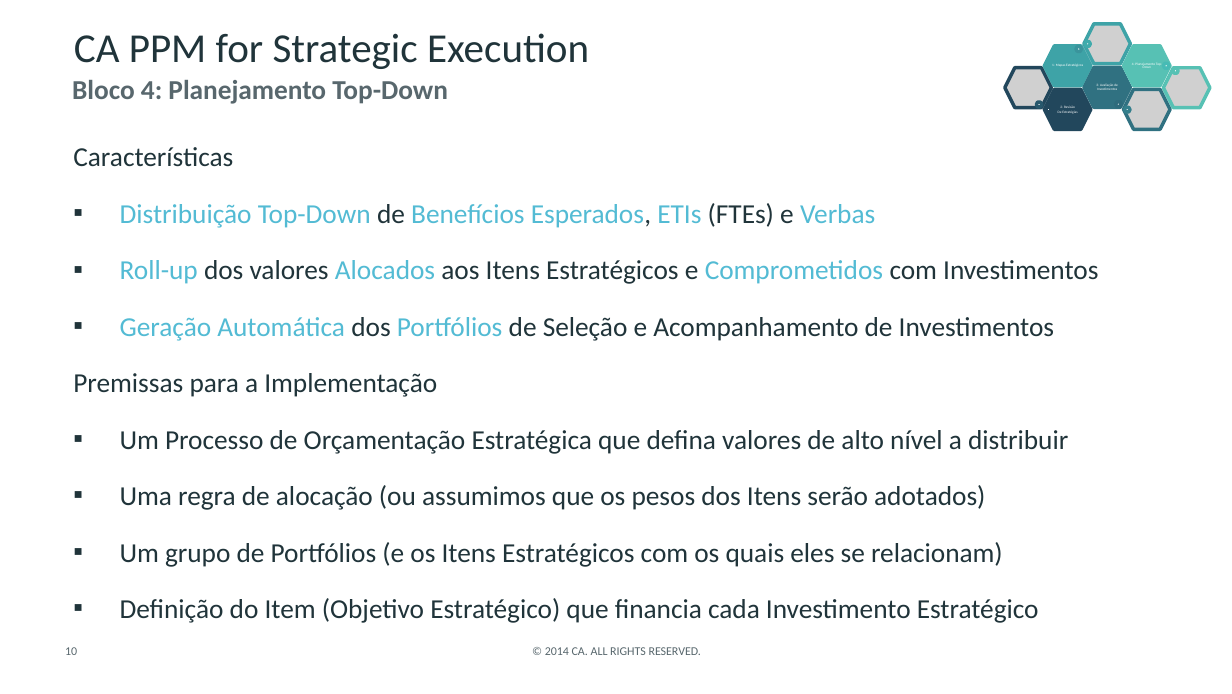
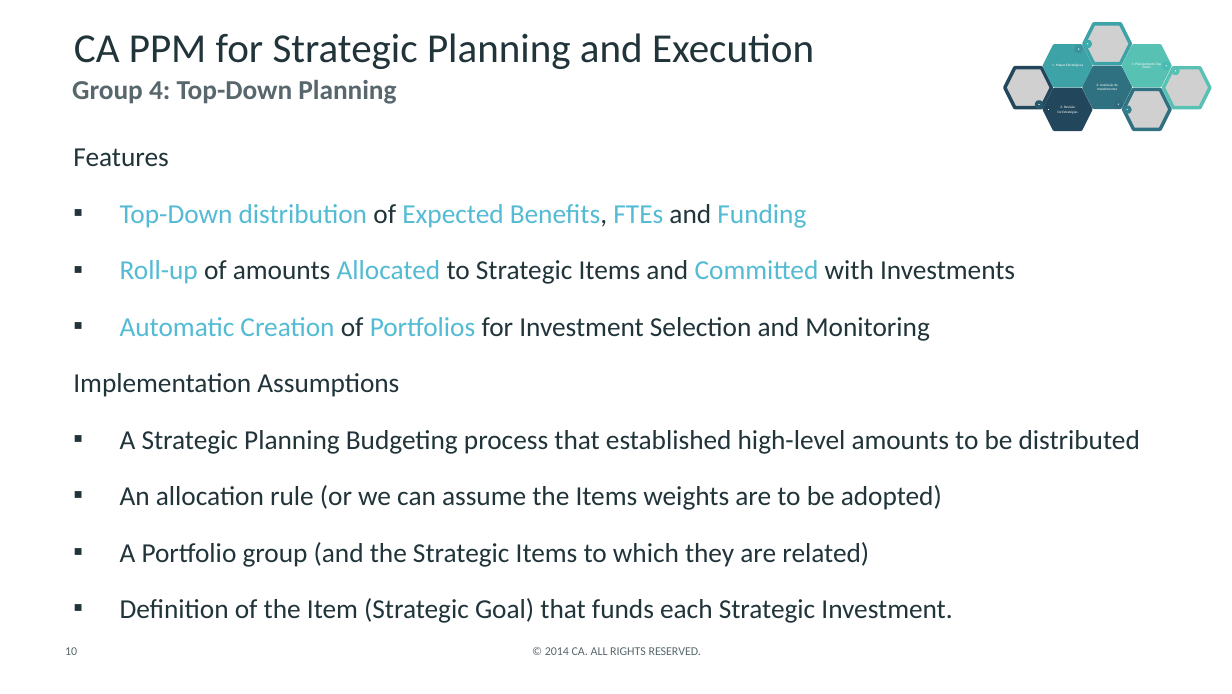
Before and after one commit to CALATAMITBMCOE/Strategic-Alignment, a slide deck: slide 10 of Documentation/CA PPM for Strategic Planning and Execution_EN.pptx. Drawn at 1232x694 pixels with LibreOffice and Linux fonts; fonts in the diff are those of the drawing; grey boxes stand for pictures; background and template pictures are left out. Boxes give left, top, right and bottom in pixels: in the first picture for what was removed or moved away, otherwise in the second. Text is boxed around its words. In the diff, an @@ line names an element or a change of style, - is before the commit and + after.

```diff
--- a/Documentation/CA PPM for Strategic Planning and Execution_EN.pptx
+++ b/Documentation/CA PPM for Strategic Planning and Execution_EN.pptx
@@ title at <box>74,33,814,69</box>: text changed @@
-CA PPM for Strategic Execution
+CA PPM for Strategic Planning and Execution
@@ text at <box>72,80,396,104</box>: text changed @@
-Bloco 4: Planejamento Top-Down
+Group 4: Top-Down Planning
@@ text at <box>73,148,1140,623</box>: text changed @@
-Características
-▪ Distribuição Top-Down de Benefícios Esperados, ETIs (FTEs) e Verbas
-▪ Roll-up dos valores Alocados aos Itens Estratégicos e Comprometidos com Investimentos
-▪ Geração Automática dos Portfólios de Seleção e Acompanhamento de Investimentos
-Premissas para a Implementação
-▪ Um Processo de Orçamentação Estratégica que defina valores de alto nível a distribuir
-▪ Uma regra de alocação (ou assumimos que os pesos dos Itens serão adotados)
-▪ Um grupo de Portfólios (e os Itens Estratégicos com os quais eles se relacionam)
-▪ Definição do Item (Objetivo Estratégico) que financia cada Investimento Estratégico
+Features
+▪ Top-Down distribution of Expected Benefits, FTEs and Funding
+▪ Roll-up of amounts Allocated to Strategic Items and Committed with Investments
+▪ Automatic Creation of Portfolios for Investment Selection and Monitoring
+Implementation Assumptions
+▪ A Strategic Planning Budgeting process that established high-level amounts to be distributed
+▪ An allocation rule (or we can assume the Items weights are to be adopted)
+▪ A Portfolio group (and the Strategic Items to which they are related)
+▪ Definition of the Item (Strategic Goal) that funds each Strategic Investment.
```
Also in this commit, not shown: 31 other slides changed, 3 slides added, 3 slides removed, 2 other files.
